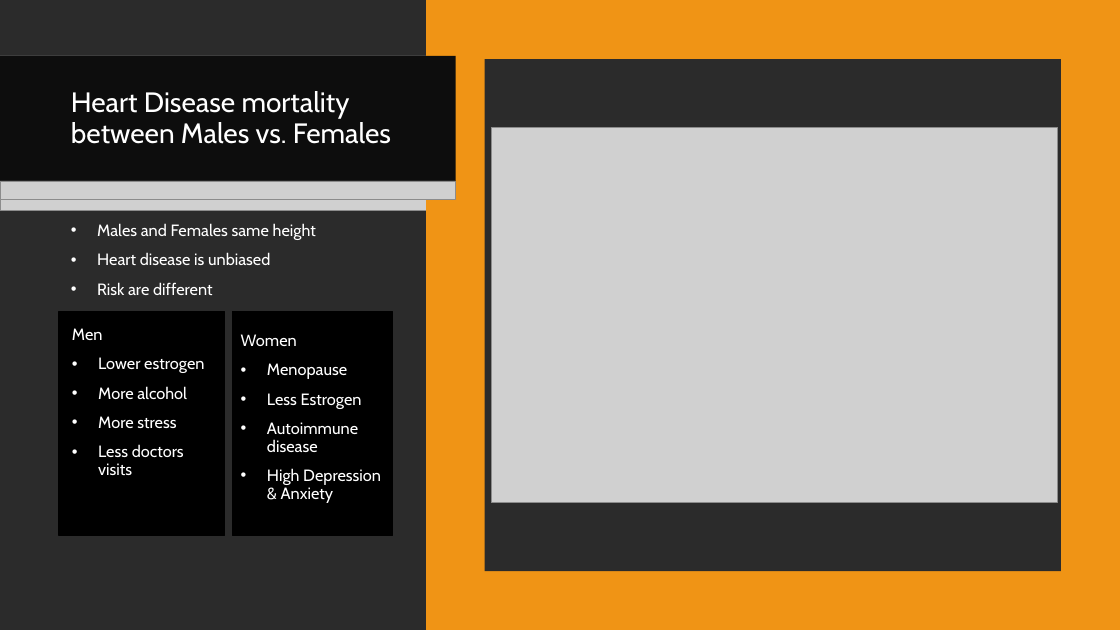
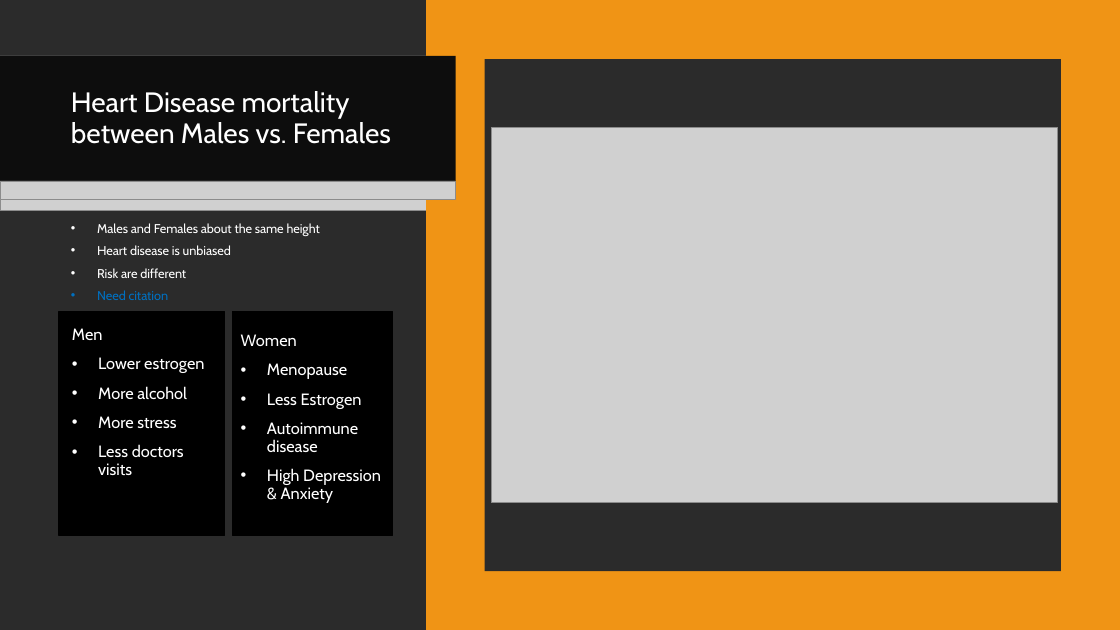
Before and after one commit to Aaron-m-ram/end-to-end-statistical-analysis, a slide deck: slide 6 of Final PP V1.pptx. Drawn at 1120x630 pixels with LibreOffice and Linux fonts; fonts in the diff are those of the drawing; grey boxes stand for pictures; background and template pictures are left out; a plain dark background stands for a picture behind light text. Boxes give left, top, right and bottom in pixels: in the first picture for what was removed or moved away, otherwise in the second. Text is boxed around its words. In the diff, an @@ line names an element or a change of style, - is before the commit and + after.

```diff
--- a/Final PP V1.pptx
+++ b/Final PP V1.pptx
@@ text at [97,223,320,236]: text changed; size 14 to 10.8 pt @@
-• Males and Females same height
+• Males and Females about the same height
@@ text at [97,245,231,278]: size 14 to 10.8 pt in "Heart disease is unbiased", "Risk are different"; line spacing 0.9 to 0.7 @@
@@ text at [97,290,169,300]: paragraph added @@
+• Need citation
```
Also in this commit, not shown: 5 other slides changed, 1 other file.
